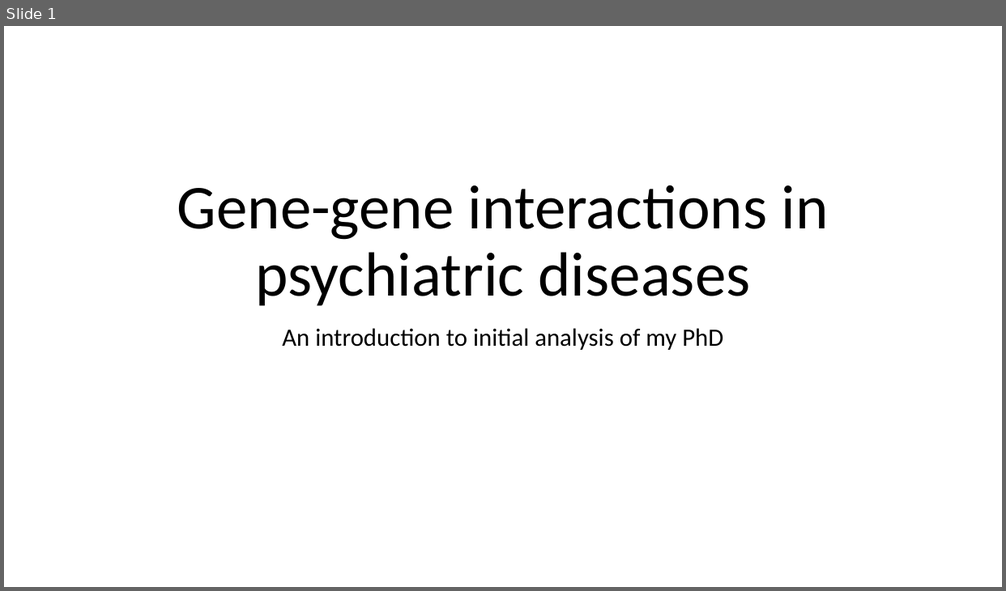
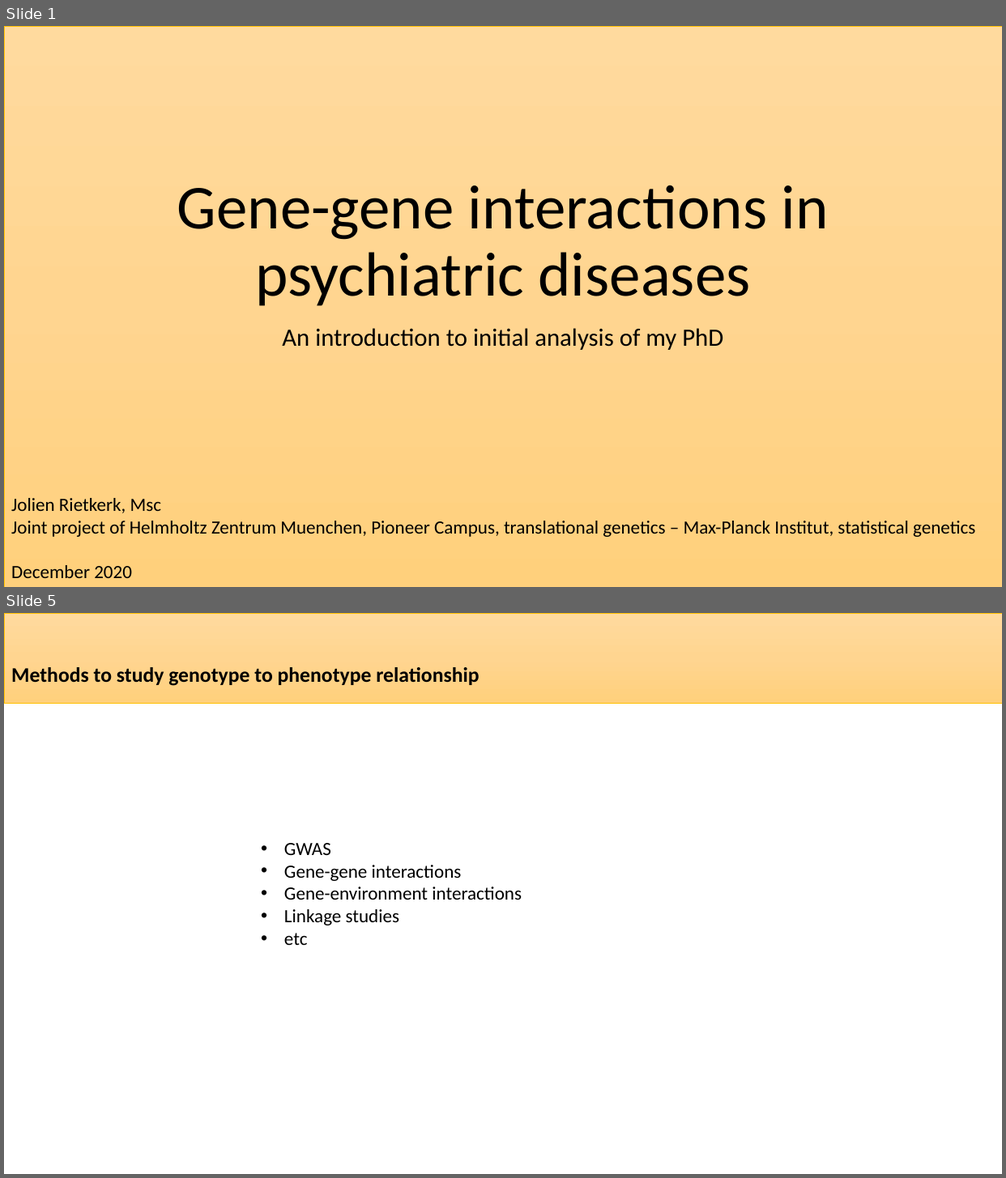
Before and after one commit to JolienRietkerk/PhD, a slide deck: doc/PhD intro to MPI.pptx. Shown one above the other, each under a label of ours: slide 1 before the commit, slides 1 and 5 after it; the slides between them are not shown. The pictures are 1006x591 and 1006x1178 pixels, drawn with LibreOffice and Linux fonts; fonts in the diff are those of the drawing. Boxes give left, top, right and bottom in pixels: in the first picture for what was removed or moved away, otherwise in the second. Text is boxed around its words. In the diff, an @@ line names an element or a change of style, - is before the commit and + after.

```diff
--- a/doc/PhD intro to MPI.pptx
+++ b/doc/PhD intro to MPI.pptx
@@ slide 5 added at (4, 613, 1002, 1174), background #FFFFFF @@
@@ rectangle added at (4, 613, 1002, 703), fill gradient #FFDB9E to #FFD590 to #FFD07C, outline #FFC000 0.5 pt, 20 pt, text #000000, bold @@
+Methods to study genotype to phenotype relationship
@@ text added at (284, 843, 522, 945), 18 pt, text #000000 @@
+• GWAS
+• Gene-gene interactions
+• Gene-environment interactions
+• Linkage studies
+• etc
@@ slide 1 changed as well @@
@@ rectangle added at (4, 26, 1002, 587), fill gradient #FFDB9E to #FFD590 to #FFD07C, outline #FFC000 0.5 pt @@
@@ text added at (11, 498, 975, 578), 18 pt, text #000000 @@
+Jolien Rietkerk, Msc
+Joint project of Helmholtz Zentrum Muenchen, Pioneer Campus, translational genetics – Max-Planck Institut, statistical genetics
+December 2020
```
Also in this commit, not shown: 3 other slides changed, 10 other slides added, 3 slides removed.
